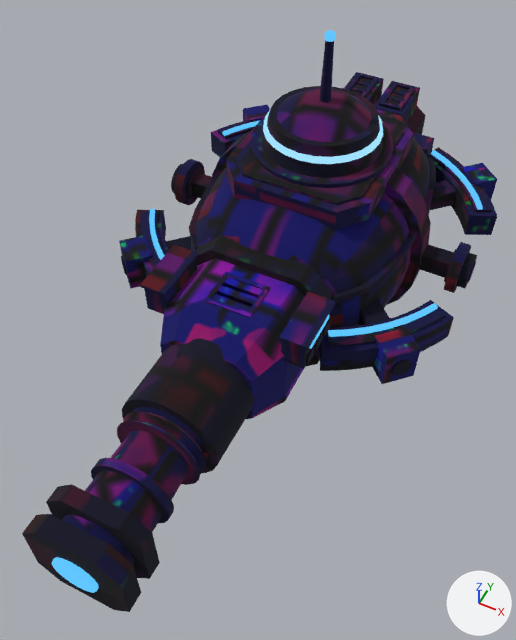
Before and after pictures for a commit that changed the glTF model assets/models/ships/warden.glb.
Rendered twice from a camera (50 mm lens) standing at (3.29, -8.75, 8.42) and looking at (0.12, -2.42, 0.51). The lights are fixed; the arrows at lower right show +X, +Y and +Z. The first picture is the older version. Vertices at exactly the same position are counted once.

Objects in the first picture: 'warden'.
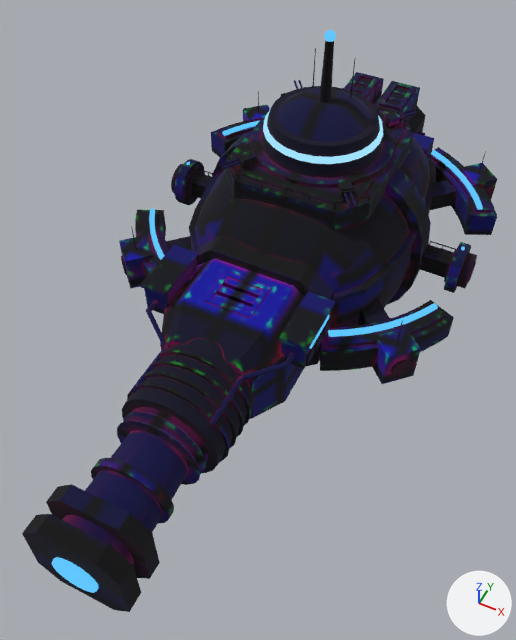
What changed in the scene script:
```text
Change me_warden:
    used by ob_warden; location = (0.0, 0.0, 0.0)
    remove me_warden.from_pydata(...)  # 2397 vertices, 4438 faces; spans x -2.72..2.72, y -6.8..3.65, z -1.39..3.86
    add me_warden.from_pydata(...)  # 3535 vertices, 6326 faces; spans x -2.72..2.72, y -6.8..3.65, z -1.39..3.86
    me_warden part 1: a new loose piece, a 20-sided cylinder along y spanning x -0.77..0.77, y -4.55..-4.51, z -0.27..1.27, in mat_warden_armor_round
    me_warden part 2: a new loose piece, a 20-sided cylinder along y spanning x -0.77..0.77, y -4.35..-4.31, z -0.27..1.27, in mat_warden_armor_round
    me_warden part 3: a new loose piece, a 20-sided cylinder along y spanning x -0.77..0.77, y -4.15..-4.11, z -0.27..1.27, in mat_warden_armor_round
    me_warden part 4: a new loose piece, a 20-sided cylinder along y spanning x -0.77..0.77, y -3.95..-3.91, z -0.27..1.27, in mat_warden_armor_round
    me_warden part 5: a new loose piece, a box spanning x -0.75..0.75, y -1.317..-1.303, z 2.103..2.117, in mat_warden_dark
    me_warden part 6: 582 vertices added at x -2.17..2.17, y -4.6..2.17, z 0.78..3.42
    me_warden part 7: 64 vertices added at x 1.91..2.35, y -0.14..0.14, z 0.64..0.75
    me_warden part 8: 64 vertices added at x -2.35..-1.91, y -0.14..0.14, z 0.64..0.75
    me_warden part 9: 3950 kept faces spanning x -2.72..2.72, y -6.75..3.65, z -1.39..3.72 get new texture (UV) coordinates
    other edits to the shape of me_warden do not show in these pictures
```

Boxes (x1, y1, x2, y2) around the edits, measured in the pictures (516 x 640 px):
part 1 of me_warden, added
    after: (127, 383, 230, 463)
part 2 of me_warden, added
    after: (137, 371, 237, 448)
part 3 of me_warden, added
    after: (144, 361, 244, 437)
part 4 of me_warden, added
    after: (153, 350, 251, 425)
part 5 of me_warden, added
    after: (238, 174, 334, 205)
part 6 of me_warden, added
    after: (131, 48, 486, 426)
part 7 of me_warden, added
    after: (424, 241, 455, 260)
part 8 of me_warden, added
    after: (191, 169, 213, 185)
part 9 of me_warden, surface changed
    both: (23, 40, 497, 610)
